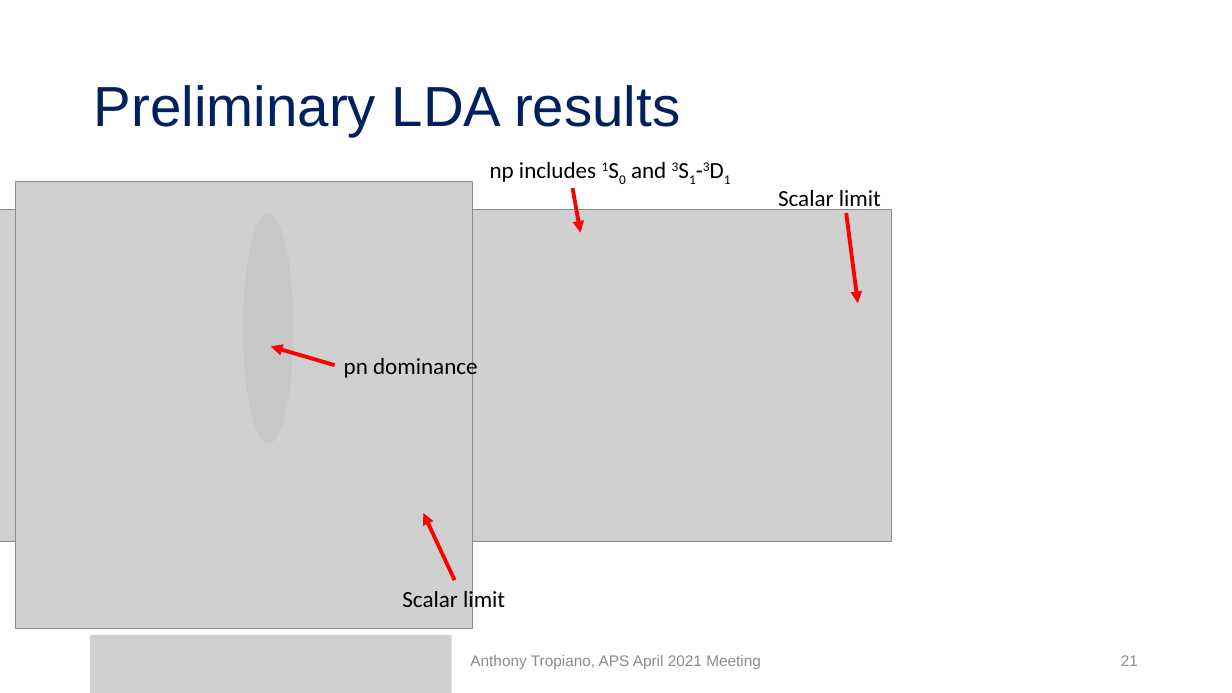
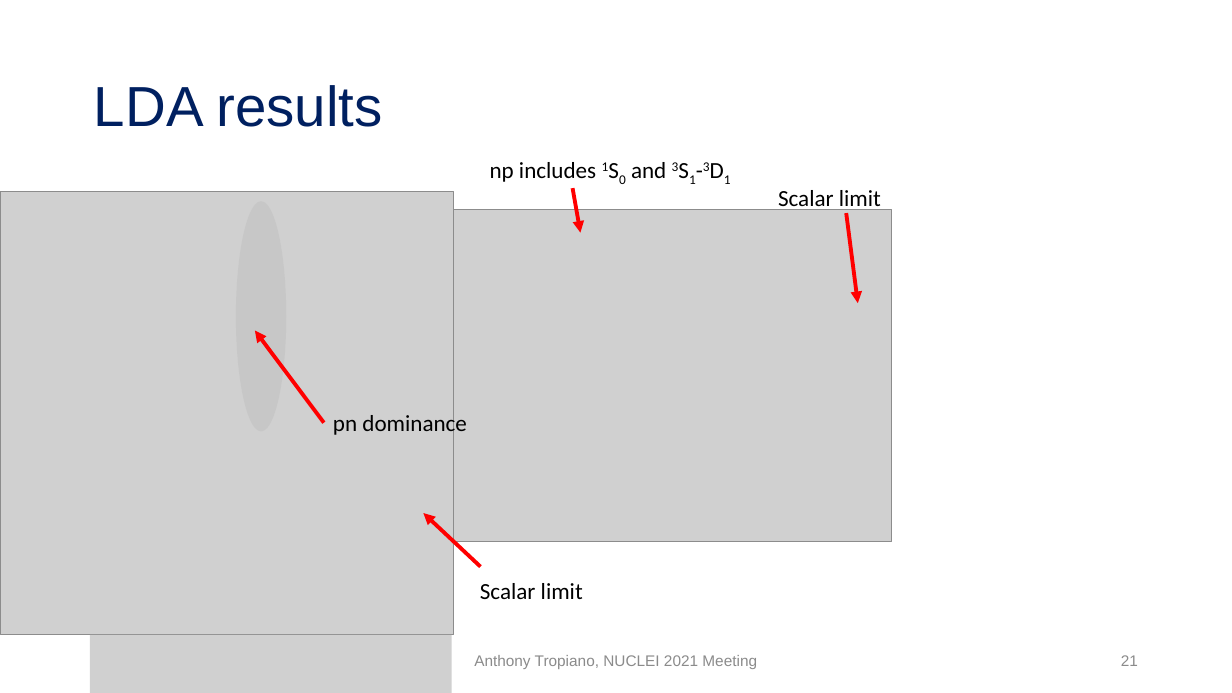
Before and after one commit to tropiano4/tropiano-srg, a slide deck: slide 21 of Presentations/NUCLEI_June2021/tropiano_nuclei_june2021.pptx. Drawn at 1232x693 pixels with LibreOffice and Linux fonts; fonts in the diff are those of the drawing; grey boxes stand for pictures. Boxes give left, top, right and bottom in pixels: in the first picture for what was removed or moved away, otherwise in the second. Text is boxed around its words. In the diff, an @@ line names an element or a change of style, - is before the commit and + after.

```diff
--- a/Presentations/NUCLEI_June2021/tropiano_nuclei_june2021.pptx
+++ b/Presentations/NUCLEI_June2021/tropiano_nuclei_june2021.pptx
@@ title at <box>94,85,382,127</box>: text changed @@
-Preliminary LDA results
+LDA results
@@ picture: place and size @@
-picture at <box>16,182,472,629</box>
+picture at <box>0,191,454,635</box>
@@ ellipse: place and size @@
-ellipse at <box>243,213,294,444</box>
+ellipse at <box>236,201,287,432</box>
@@ arrow moved from (335, 365) - (271, 347) to (324, 422) - (255, 331) @@
@@ text "pn dominance": place and size @@
-text "pn dominance" at <box>344,354,478,380</box>
+text "pn dominance" at <box>333,412,467,438</box>
@@ arrow moved from (455, 580) - (423, 513) to (481, 567) - (423, 513) @@
@@ text "Scalar limit" rewrapped from <box>402,588,505,614</box> to <box>480,583,583,599</box> @@
@@ text at <box>474,655,757,669</box>: text changed @@
-Anthony Tropiano, APS April 2021 Meeting
+Anthony Tropiano, NUCLEI 2021 Meeting
```
Also in this commit, not shown: 23 other slides changed.
